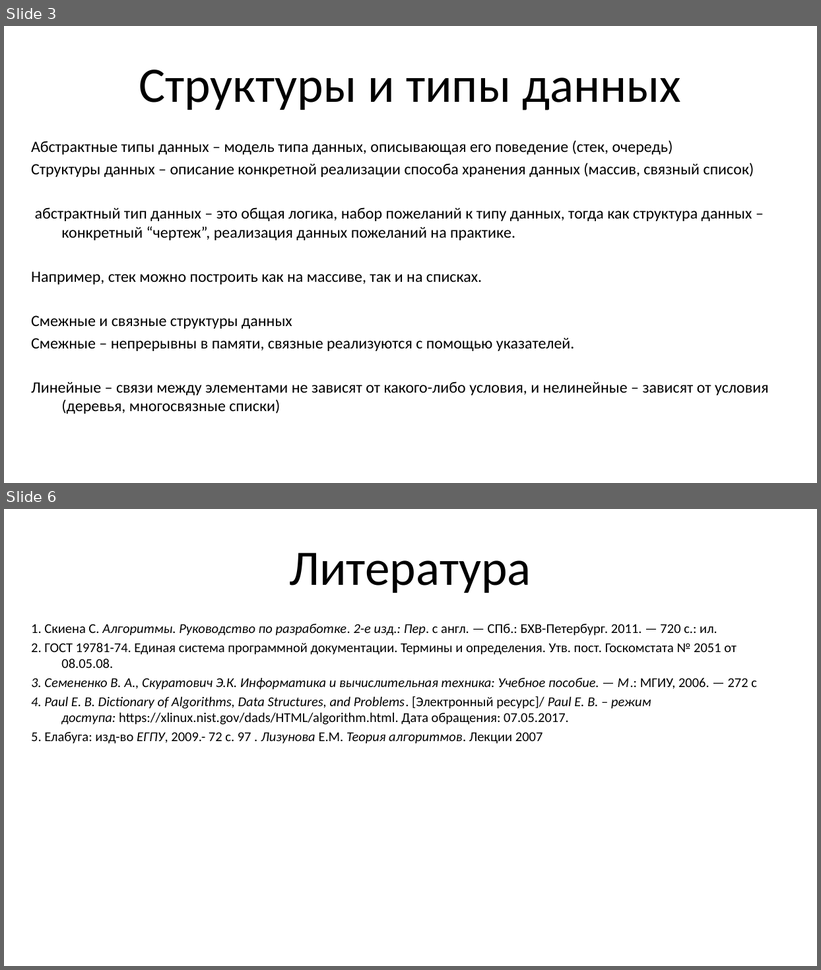
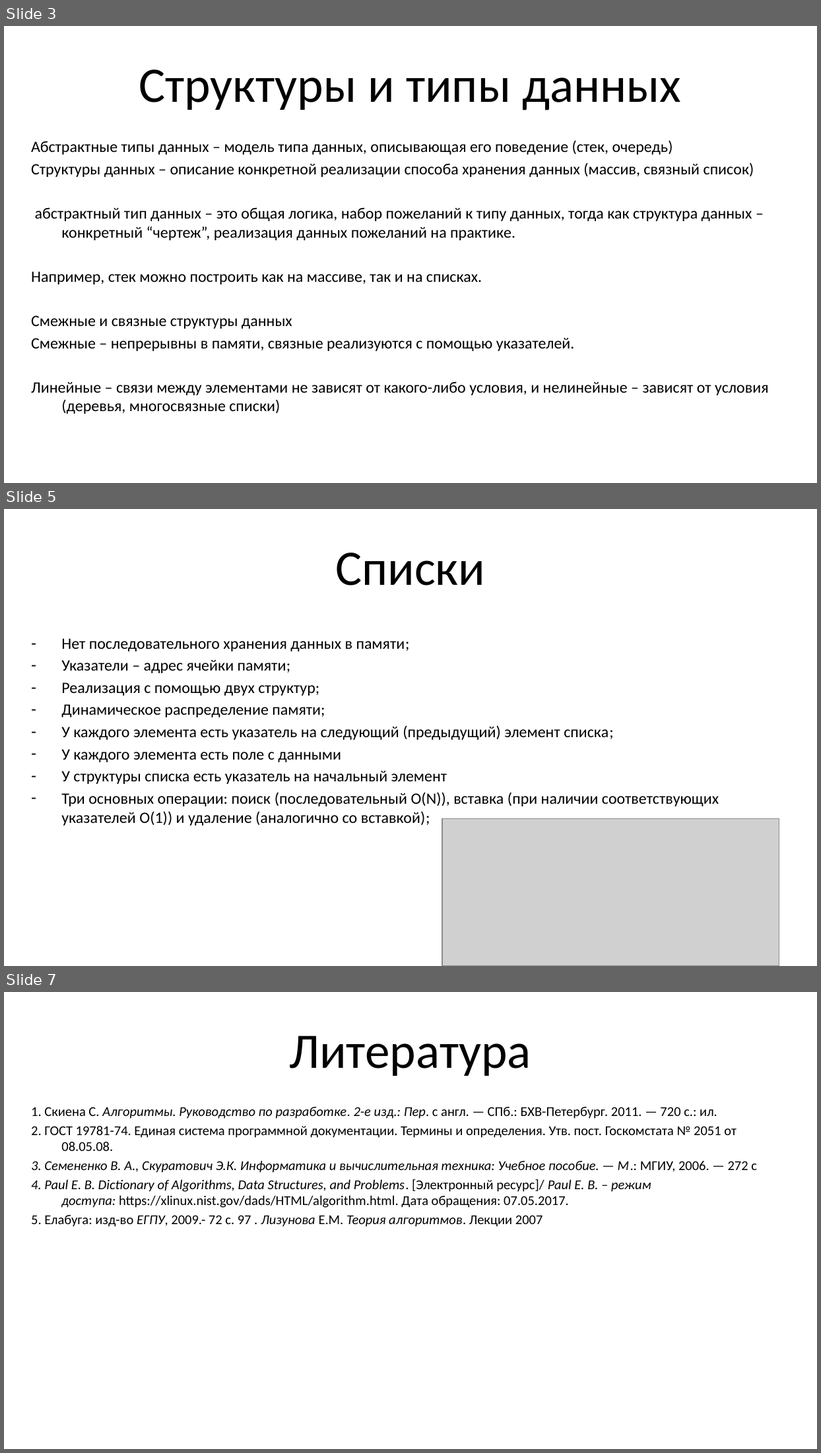
Before and after one commit to littmir/algorithms-presentation, a slide deck: algorithms-presentation.pptx. Shown one above the other, each under a label of ours: slides 3 and 6 before the commit, slides 3, 5 and 7 after it; the slides between them are not shown. The pictures are 821x970 and 821x1453 pixels, drawn with LibreOffice and Linux fonts; fonts in the diff are those of the drawing; grey boxes stand for pictures. Boxes give left, top, right and bottom in pixels: in the first picture for what was removed or moved away, otherwise in the second. Text is boxed around its words. In the diff, an @@ line names an element or a change of style, - is before the commit and + after.

```diff
--- a/algorithms-presentation.pptx
+++ b/algorithms-presentation.pptx
@@ slide 5 added at (x1=4, y1=509, x2=817, y2=966), background #FFFFFF @@
@@ title added at (x1=335, y1=553, x2=485, y2=586), 44 pt, text #000000 @@
+Списки
@@ text added at (x1=61, y1=638, x2=719, y2=826), 14 pt, text #000000 @@
+– Нет последовательного хранения данных в памяти;
+– Указатели – адрес ячейки памяти;
+– Реализация с помощью двух структур;
+– Динамическое распределение памяти;
+– У каждого элемента есть указатель на следующий (предыдущий) элемент списка;
+– У каждого элемента есть поле с данными
+– У структуры списка есть указатель на начальный элемент
+– Три основных операции: поиск (последовательный O(N)), вставка (при наличии соответствующих указателей O(1)) и удаление (аналогично со вставкой);
@@ picture added at (x1=442, y1=819, x2=780, y2=966) @@
@@ what was slide 6 is now slide 7 @@
```
Also in this commit, not shown: 1 slide changed, 1 other slide added, 1 slide removed.
